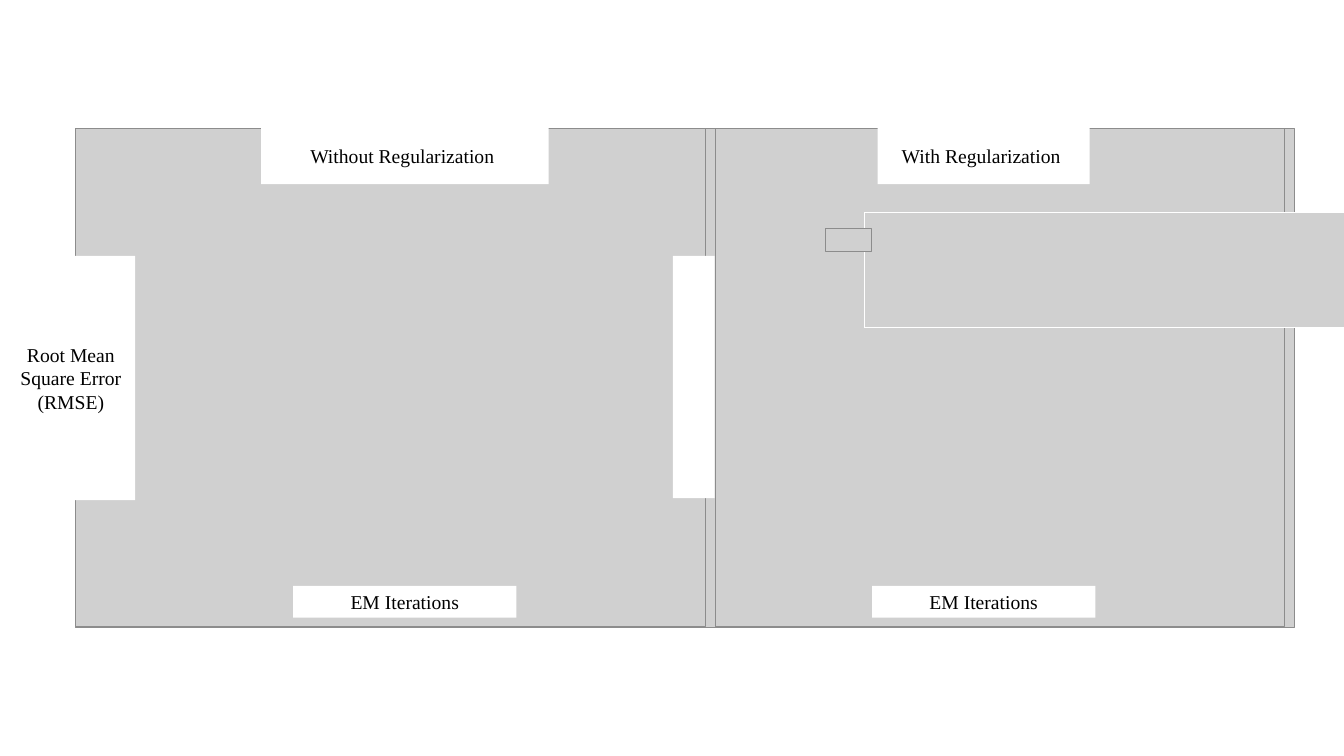
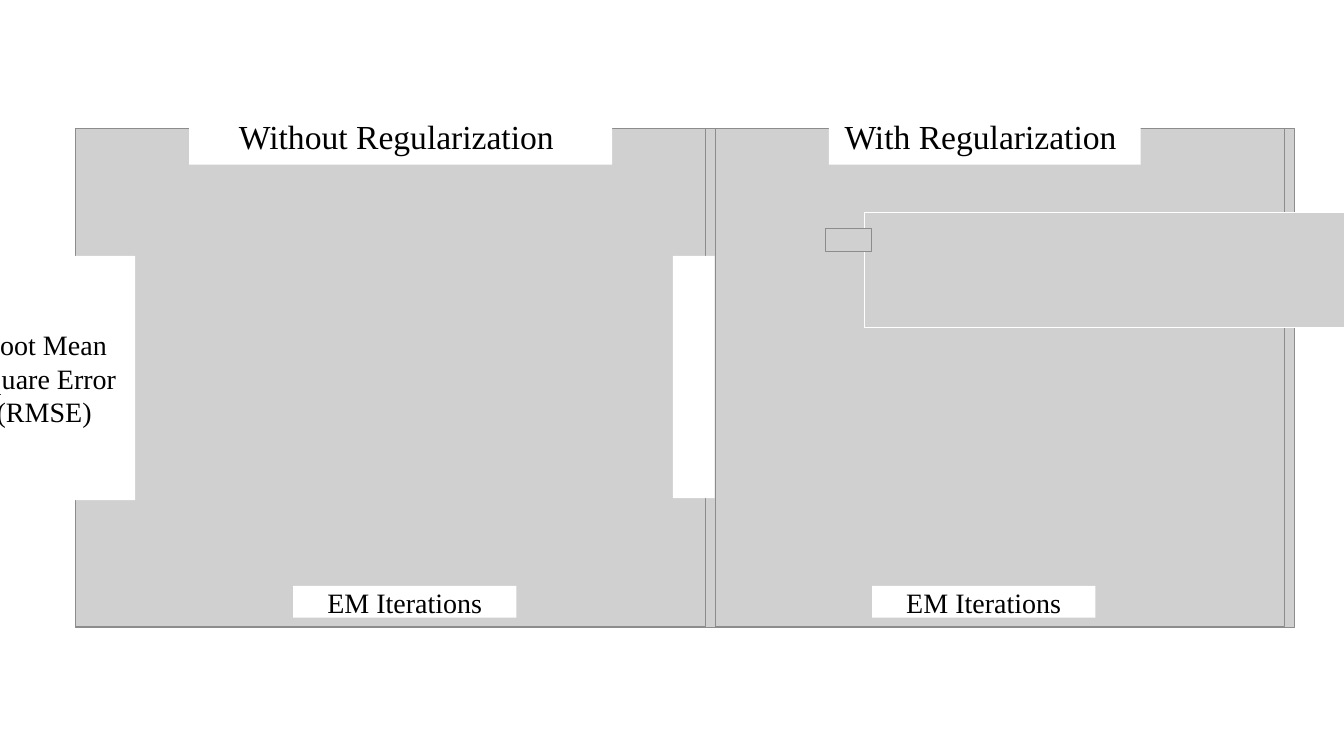
Before and after one commit to David-Taub/HOP-HMM, a slide deck: slide 1 of Help/Figures3.pptx. Drawn at 1344x756 pixels with LibreOffice and Linux fonts; fonts in the diff are those of the drawing; grey boxes stand for pictures; background and template pictures are left out. Boxes give left, top, right and bottom in pixels: in the first picture for what was removed or moved away, otherwise in the second. Text is boxed around its words. In the diff, an @@ line names an element or a change of style, - is before the commit and + after.

```diff
--- a/Help/Figures3.pptx
+++ b/Help/Figures3.pptx
@@ rectangle "Without Regularization" at (190, 107, 612, 164): size 14 to 24 pt @@
@@ rectangle "Without Regularization": place and size @@
-rectangle "Without Regularization" at (261, 127, 548, 185)
+rectangle "Without Regularization" at (190, 107, 612, 164)
@@ rectangle "With Regularization": place and size @@
-rectangle "With Regularization" at (878, 127, 1090, 185)
+rectangle "With Regularization" at (829, 107, 1140, 164)
@@ rectangle "With Regularization" at (829, 107, 1140, 164): size 14 to 24 pt @@
@@ size 14 to 20 pt in 3 elements at (293, 586, 516, 617), (872, 586, 1095, 617), (0, 256, 135, 500) @@
@@ rectangle "Root Mean Square Error (RMSE)": place and size @@
-rectangle "Root Mean Square Error (RMSE)" at (7, 256, 135, 500)
+rectangle "Root Mean Square Error (RMSE)" at (0, 256, 135, 500)
```
Also in this commit, not shown: 2 other slides changed, 1 slide added, 1 slide removed, 29 other files.
